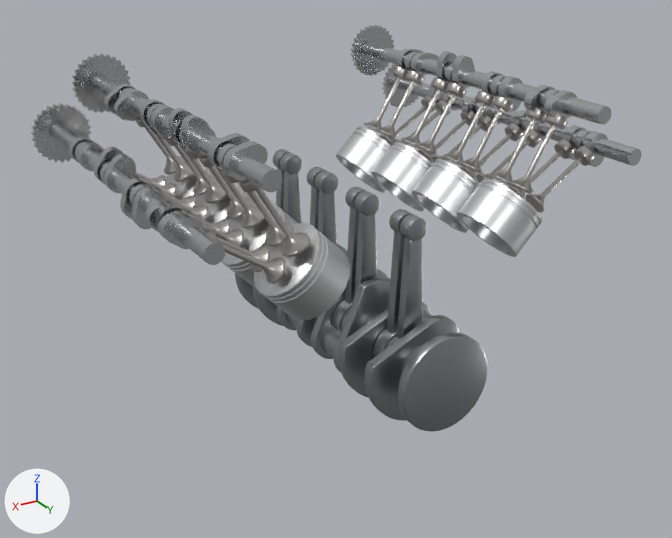
Two versions of the glTF model garage/public/models/p60b40-internals.glb, one commit apart.
One viewpoint serves both versions: a camera (50 mm lens) standing at (0.602, 1.0, 0.557) and looking at (0.0, -0.005, 0.055). The axes (+X, +Y, +Z) are drawn at lower left. The lights are the same throughout. The older version comes first. Where no turn or scale is listed for an object, it has been applied to the vertices. Vertices at exactly the same position are counted once.

Objects in the first picture: 'Cam_left_ex_mesh', 'Cam_left_in_mesh', 'Cam_right_ex_mesh', 'Cam_right_in_mesh', 'Crank_mesh', 'Piston_1_mesh', 'Piston_2_mesh', 'Piston_3_mesh', 'Piston_4_mesh', 'Piston_8_mesh', 'Rod_7_mesh', 'Rod_8_mesh' and 25 more.
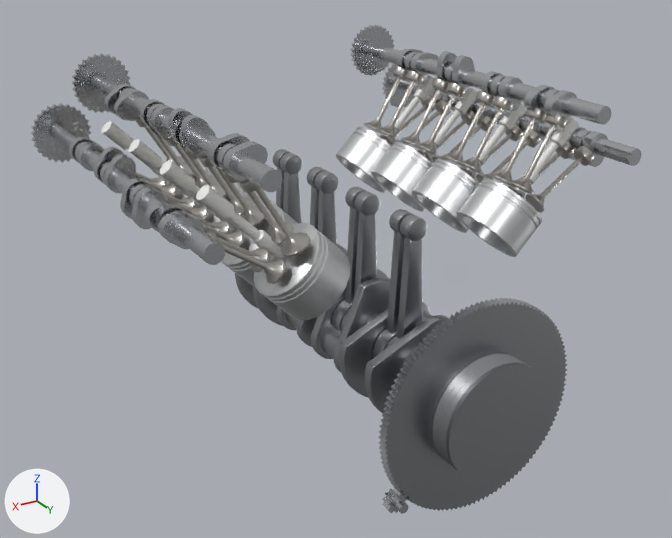
Where the newer file only moved an object's origin or applied its transform, the numbers keep the older frame.

What differs and where, as boxes (x1, y1, x2, y2) in the pictures (672 x 538 px):
'Crank_mesh', reshaped (31% wider, 42% taller): before (235, 244, 488, 432); after (235, 244, 567, 511)
'Plugs_mesh', added: after (101, 75, 578, 257)
'Starter_pinion_mesh', added: after (382, 488, 409, 514)
part 1 of me_crank, added: after (378, 298, 567, 511)
part 2 of me_crank, added: after (430, 352, 549, 480)

The edits, one by one:
Material 'plug_ceramic' (mat_plug_ceramic) is new.
Its base color is (0.85, 0.85, 0.82) (white #ededea).
Its roughness is 0.35.
me_crank is used by ob_crank_mesh; location (0.0, -0.075, 0.0).
me_crank had 3968 vertices, 7856 faces and spanned x -0.074..0.074, y -0.325..0.325, z -0.074..0.074.
me_crank now has 4858 vertices, 9624 faces and spans x -0.13..0.13, y -0.325..0.42, z -0.13..0.13.
me_crank part 1: a new loose piece of 480 vertices spanning x -0.13..0.13, y 0.375..0.387, z -0.13..0.13, in mat_forged_steel (grey #adafb3).
me_crank part 2: a new loose piece of 362 vertices spanning x -0.07..0.07, y 0.387..0.42, z -0.07..0.07, in mat_forged_steel (grey #adafb3).
Other edits to the shape of me_crank do not show in these pictures.
Mesh me_starter_pinion is new.
It has 64 vertices, 120 faces and spans x -0.0135..0.0135, y -0.012..0.012, z -0.0136..0.0136.
It uses material mat_ground_steel (light grey #ced0d3).
Mesh me_plugs is new.
It has 896 vertices, 1760 faces and spans x -0.267..0.267, y -0.17..0.17, z -0.046..0.046.
It uses material mat_plug_ceramic (white #ededea).
Object 'Starter_pinion_mesh' (ob_starter_pinion_mesh) is new; it shows me_starter_pinion.
Its location is (0.11, 0.312, -0.085).
Object 'Plugs_mesh' (ob_plugs_mesh) is new; it shows me_plugs.
Its location is (0.0, 0.011, 0.221).
